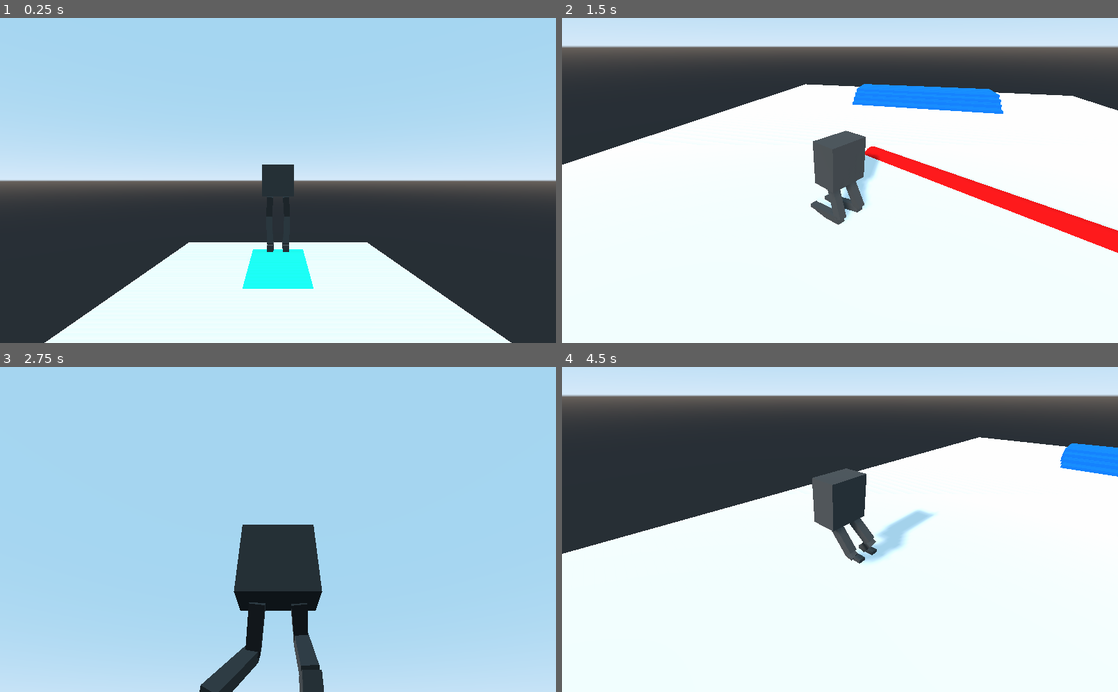
Above: before the commit, frames 1-4 (two rows, left to right).
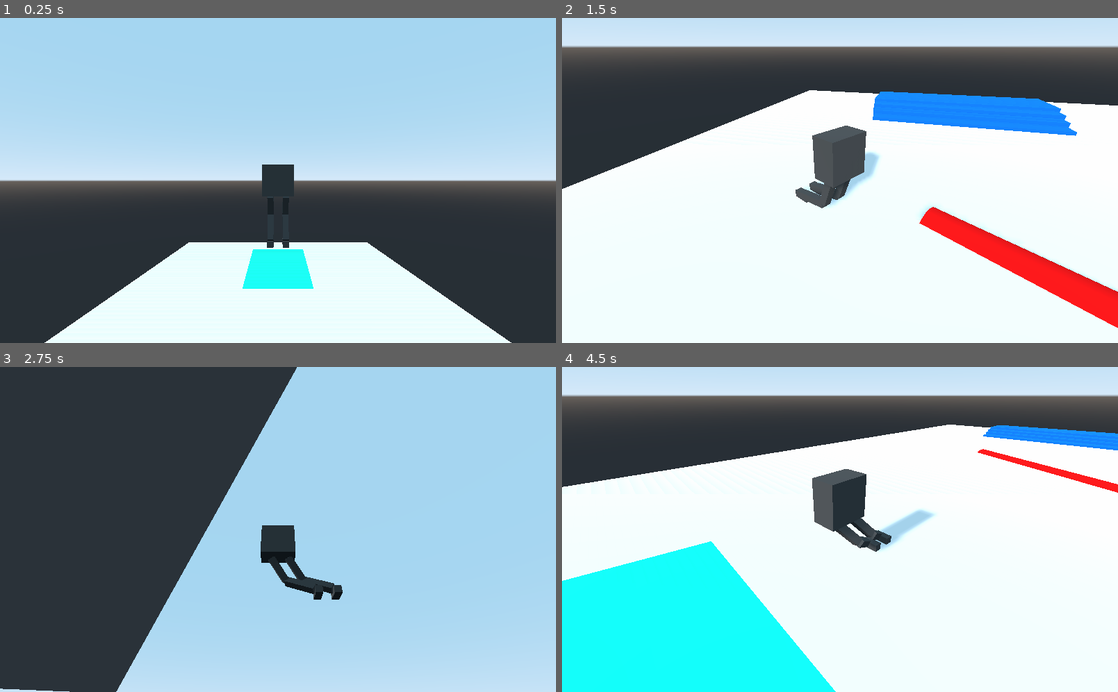
Above: after the commit, the same moments.

Repository: jegor377/ProceduralWalk
Game: Godot game, scene res://world.tscn
The game is run twice, just before and just after one commit, with the same random seed, the same clock (stepped at 60 frames per second) and the same inputs.
Inputs (mouse positions are in pixels of both pictures, inside the frame that each line leads up to):
- Up to frame 1 (0.25 s): no input
- Up to frame 2 (1.5 s): move the mouse to (962, 164) at 0.52 s; hold D (right) 0.53-1.28 s; tap C (change_camera) at 0.6 s; tap Space (jump) at 0.77 s; move the mouse to (728, 196) at 1.27 s; hold S (backward) from 1.28 s (still down); tap Ctrl (crouch) at 1.35 s
- Up to frame 3 (2.75 s): tap Space (jump) at 1.52 s; move the mouse to (333, 458) at 2.02 s; release S (backward) at 2.03 s; hold D (right) from 2.03 s (still down); tap C (change_camera) at 2.1 s
- Up to frame 4 (4.5 s): move the mouse to (812, 594) at 2.77 s; release D (right) at 2.78 s; hold W (forward) 2.78-3.53 s; tap Ctrl (crouch) at 2.85, 4.35 s; tap Space (jump) at 3.02, 3.77 s; move the mouse to (1006, 578) at 3.52 s; hold A (left) from 3.53 s (still down); tap C (change_camera) at 3.6 s; move the mouse to (673, 480) at 4.27 s

The runs differ from the first frame. In frame 1, less than 0.1% of the frame differs, in the area x 48-52%, y 55-73%; in frame 2, 12%; in frame 3, 42%, in the area x 0-62%, y 0-100%; in frame 4, 29%.

Commit message:
Comment for tweaking SkeletonIK magnet vector.

Diff:
--- a/player/player.gd
+++ b/player/player.gd
@@ -13,7 +13,8 @@
 # animation
 # additional distance from the end of foot's bone to the ground
 # used to make foot be on the ground instead of in the ground.
-export(float) var foot_bone_dist_to_ground = 0
+# sometimes the leg is not on the ground because of the magnet vector of SkeletonIK
+export(float) var foot_bone_dist_to_ground = -0.05
 # maximal distance in which the left leg can move away from proper leg position
 export(float) var max_left_leg_dist = 0.3
 # legs move animation time for both legs
--- a/player/player.tscn
+++ b/player/player.tscn
@@ -173,6 +173,12 @@
 
 [node name="Player" type="KinematicBody"]
 script = ExtResource( 1 )
+speed = 20.0
+foot_bone_dist_to_ground = 0.25
+step_anim_time = 0.4
+directional_delta = 3.0
+step_anim_height = 1.5
+max_legs_spread = 5.0
 
 [node name="CameraPivot" type="Spatial" parent="."]
 transform = Transform( 1, 0, 0, 0, 1, 0, 0, 0, 1, 0, 5, 0 )
@@ -264,7 +270,7 @@
 tip_bone = "Foot.L"
 override_tip_basis = false
 use_magnet = true
-magnet = Vector3( 1, 0, 4 )
+magnet = Vector3( 0.5, 0, 6 )
 target_node = NodePath("../../../LeftLegControl")
 
 [node name="RightLeg" type="SkeletonIK" parent="Armature/Skeleton"]
@@ -273,7 +279,7 @@
 tip_bone = "Foot.R"
 override_tip_basis = false
 use_magnet = true
-magnet = Vector3( -1, 0, 4 )
+magnet = Vector3( -0.5, 0, 6 )
 target_node = NodePath("../../../RightLegControl")
 
 [node name="LeftLegControl" type="Position3D" parent="."]
